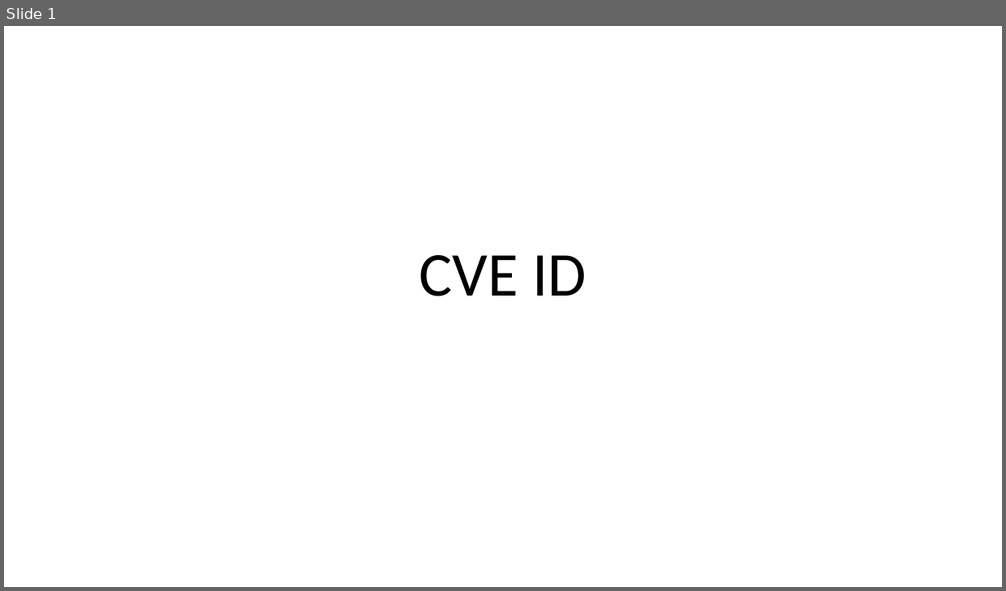
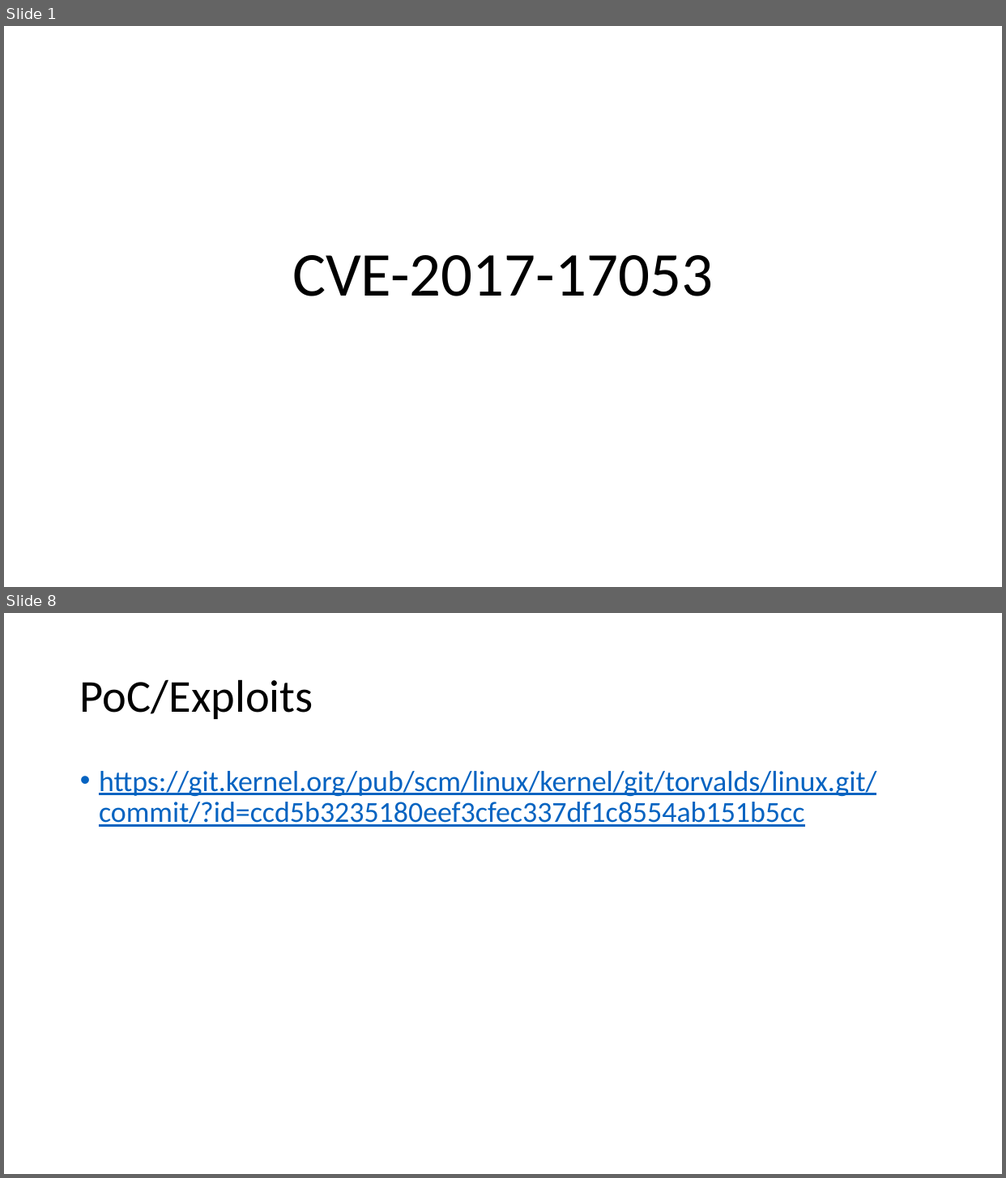
Before and after one commit to mudongliang/Kernel_Vulnerabilities, a slide deck: UAF/2017/CVE-2017-17053.pptx. Shown one above the other, each under a label of ours: slide 1 before the commit, slides 1 and 8 after it; the slides between them are not shown. The pictures are 1006x591 and 1006x1178 pixels, drawn with LibreOffice and Linux fonts; fonts in the diff are those of the drawing. Boxes give left, top, right and bottom in pixels: in the first picture for what was removed or moved away, otherwise in the second. Text is boxed around its words. In the diff, an @@ line names an element or a change of style, - is before the commit and + after.

```diff
--- a/UAF/2017/CVE-2017-17053.pptx
+++ b/UAF/2017/CVE-2017-17053.pptx
@@ slide 8 added at box(4, 613, 1002, 1174), background #FFFFFF @@
@@ title added at box(80, 679, 313, 719), 44 pt, text #000000 @@
+PoC/Exploits
@@ text added at box(99, 771, 876, 827), 28 pt, text #0563C1, underline @@
+• https://git.kernel.org/pub/scm/linux/kernel/git/torvalds/linux.git/commit/?id=ccd5b3235180eef3cfec337df1c8554ab151b5cc
@@ slide 1 changed as well @@
@@ title at box(292, 255, 713, 297): text changed @@
-CVE ID
+CVE-2017-17053
```
Also in this commit, not shown: 2 other slides changed, 5 other slides added, 2 slides removed, 1 other file.
